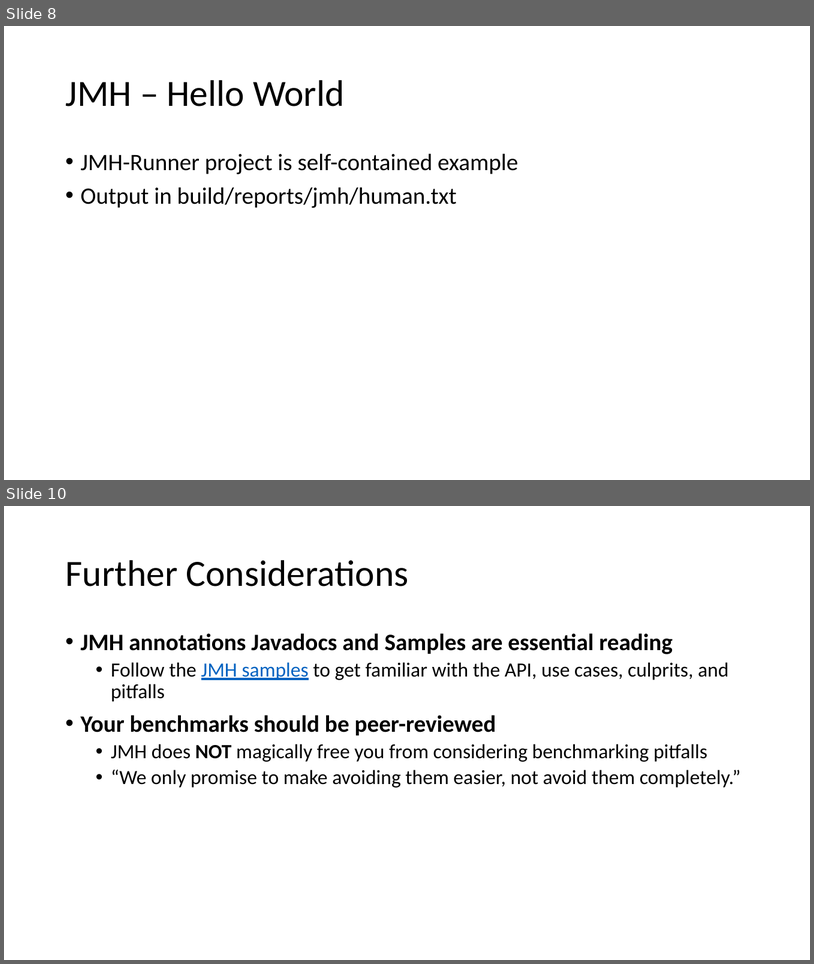
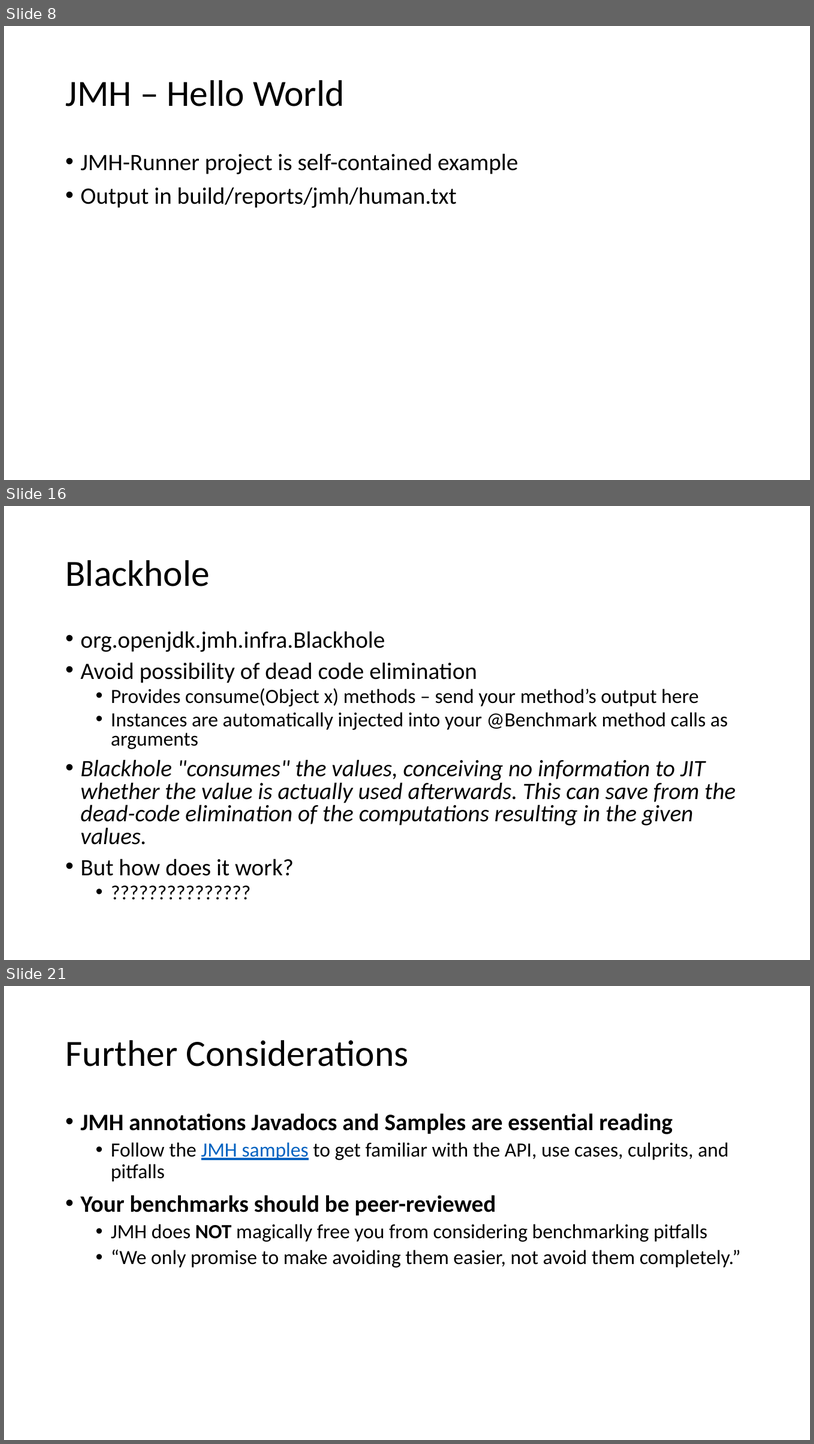
Before and after one commit to tresat/JMH-Presentation, a slide deck: doc/slides.pptx. Shown one above the other, each under a label of ours: slides 8 and 10 before the commit, slides 8, 16 and 21 after it; the slides between them are not shown. The pictures are 814x964 and 814x1444 pixels, drawn with LibreOffice and Linux fonts; fonts in the diff are those of the drawing. Boxes give left, top, right and bottom in pixels: in the first picture for what was removed or moved away, otherwise in the second. Text is boxed around its words. In the diff, an @@ line names an element or a change of style, - is before the commit and + after.

```diff
--- a/doc/slides.pptx
+++ b/doc/slides.pptx
@@ slide 16 added at box(4, 506, 810, 960), background #FFFFFF @@
@@ title added at box(65, 560, 210, 586), 44 pt, text #000000 @@
+Blackhole
@@ text added at box(81, 631, 736, 876), 28 pt, text #000000 @@
+• org.openjdk.jmh.infra.Blackhole
+• Avoid possibility of dead code elimination
+  • Provides consume(Object x) methods – send your method’s output here
+  • Instances are automatically injected into your @Benchmark method calls as arguments
+• Blackhole "consumes" the values, conceiving no information to JIT whether the value is actually used afterwards. This can save from the dead-code elimination of the computations resulting in the given values.
+• But how does it work?
+  • ???????????????
@@ what was slide 10 is now slide 21 @@
```
Also in this commit, not shown: 11 other slides added, 1 slide removed, 16 other files.
